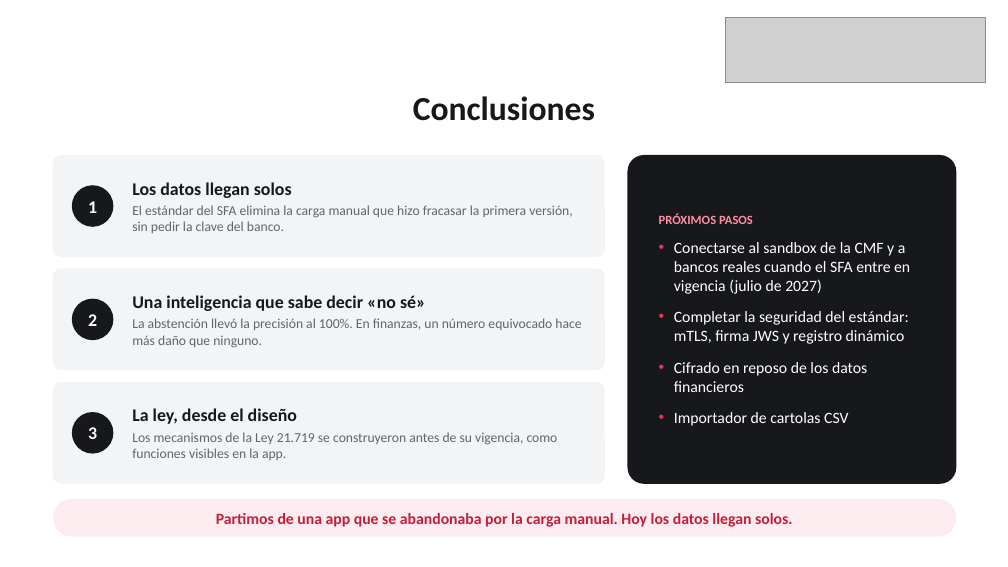
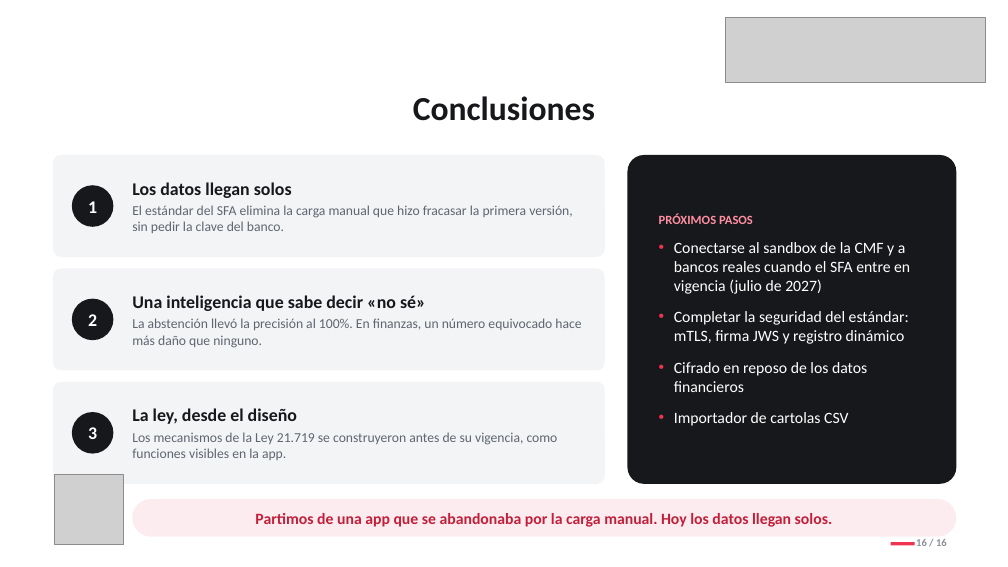
Before and after one commit to JossPa/VelvetWallet, a slide deck: slide 16 of Fase 3/Evidencias_Grupales/Presentación Final del proyecto (Español).pptx. Drawn at 1008x567 pixels with LibreOffice and Linux fonts; fonts in the diff are those of the drawing; grey boxes stand for pictures. Boxes give left, top, right and bottom in pixels: in the first picture for what was removed or moved away, otherwise in the second. Text is boxed around its words. In the diff, an @@ line names an element or a change of style, - is before the commit and + after.

```diff
--- a/Fase 3/Evidencias_Grupales/Presentación Final del proyecto (Español).pptx
+++ b/Fase 3/Evidencias_Grupales/Presentación Final del proyecto (Español).pptx
@@ picture added at (54, 475, 123, 544) @@
@@ rounded rectangle "Partimos de una app que ...": place and size @@
-rounded rectangle "Partimos de una app que ..." at (53, 499, 957, 537)
+rounded rectangle "Partimos de una app que ..." at (132, 499, 957, 537)
@@ text added at (916, 539, 947, 546), 10 pt, text #8A8F98, bold @@
+16 / 16
@@ rectangle added at (891, 542, 915, 545), fill #EE3450 @@
```
Also in this commit, not shown: 15 other slides changed.
